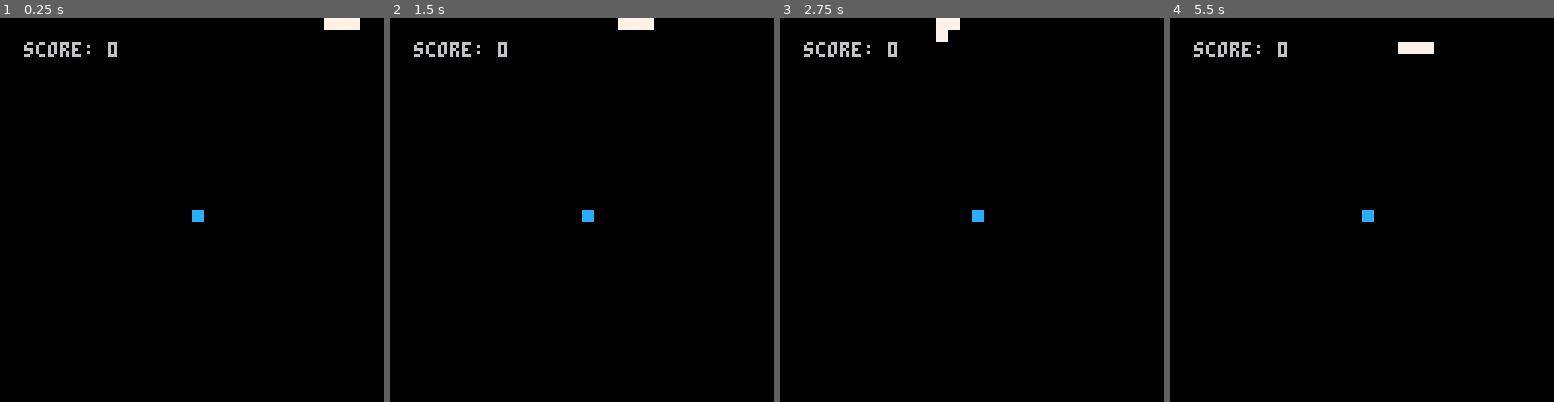
Above: before the commit, frames 1-4 (left to right).
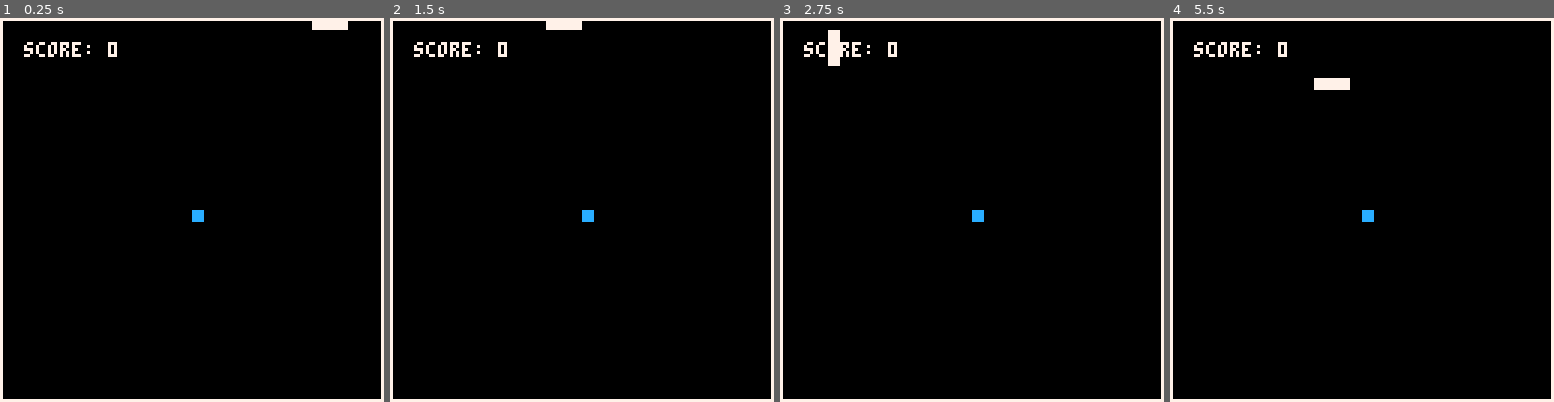
Above: after the commit, the same moments.

Repository: luiseel/snake
Game: PICO-8 cartridge main.p8
Same seed, same stepped clock (60 frames per second), same inputs: the game is played once before the commit and once after it.
Inputs:
- Up to frame 1 (0.25 s): no input
- Up to frame 2 (1.5 s): no input
- Up to frame 3 (2.75 s): hold Left 1.97-2.37 s; hold Down from 2.42 s (still down)
- Up to frame 4 (5.5 s): release Down at 2.82 s; hold Right 2.87-3.53 s; hold Up 3.58-4.08 s; hold Right 4.13-4.53 s; hold Down 4.58-5.08 s; hold Left from 5.13 s (still down)

The runs differ from the first frame. In frame 1, 3.5% of the frame differs, in the area x 0-100%, y 0-100%; in frame 2, 3.8%; in frame 3, 3.9%; in frame 4, 4.1%.

Commit message:
Add walls

Diff:
--- a/main.p8
+++ b/main.p8
@@ -6,7 +6,7 @@
 sy = 0
 
 frame_counter = 0
-move_delay = 5
+move_delay = 3
 game_over = false
 
 score = 0
@@ -29,22 +29,42 @@
 end
 
 function update_head(head)
-	if snake.direction == 3 then
-		head.y += snake.speed
+	if snake.direction == 0 then
+		head.x -= snake.speed
+	end
+	if snake.direction == 1 then
+		head.x += snake.speed
 	end
 	if snake.direction == 2 then
 		head.y -= snake.speed
 	end
-	if snake.direction == 1 then
-		head.x += snake.speed
-	end
-	if snake.direction == 0 then
-		head.x -= snake.speed
+	if snake.direction == 3 then
+		head.y += snake.speed
 	end
 end
 
 function check_collision(a, b)
 	return a.x == b.x and a.y == b.y
+end
+
+function every(table, func)
+	local result = false
+	for i = 1, #table do
+		result = result and func(table[i])
+	end
+	return result
+end
+
+function spawn_food()
+	local x, y = flr(rnd(32)) * size, flr(rnd(32)) * size
+	local is_properly_spawn = true
+	repeat
+		is_properly_spawn = every(snake.parts, function (part)
+			return part.x == x and part.y == y
+		end)
+	until not is_properly_spawn
+	food.x = x
+	food.y = y
 end
 
 function _update()
@@ -95,10 +115,13 @@
 
 		local head = snake.parts[1]
 
+		if head.x < 0 or head.x > 127 or head.y < 0 or head.y > 127 then
+			game_over = true
+		end
+
 		if check_collision(head, food) then
-			score += 1;
-			food.x = flr(rnd(32)) * size
-			food.y = flr(rnd(32)) * size
+			score += 1
+			spawn_food()
 
 			local last_part = snake.parts[#snake.parts]
 			local new_part = {
@@ -128,6 +151,10 @@
 	if game_over then
 		print("game over", 12 * size, 16 * size)
 	else
+		line(0, 0, 127, 0, 7)
+		line(0, 0, 0, 127, 7)
+		line(0, 127, 127, 127, 7)
+		line(127, 0, 127, 127, 7)
 		sspr(18, 2, 4, 4, food.x, food.y)
 		for i = 1, #snake.parts do
 			local part = snake.parts[i]
